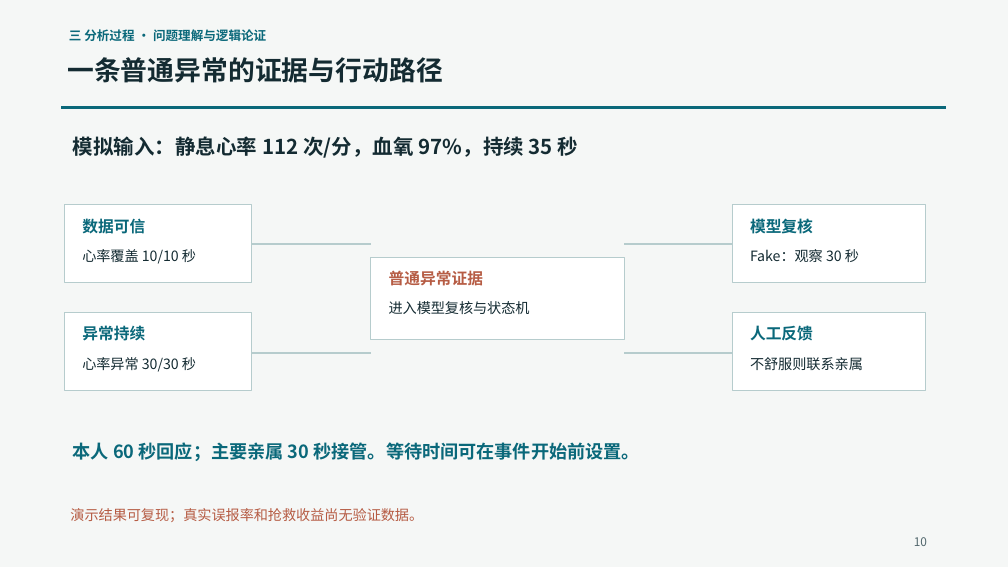
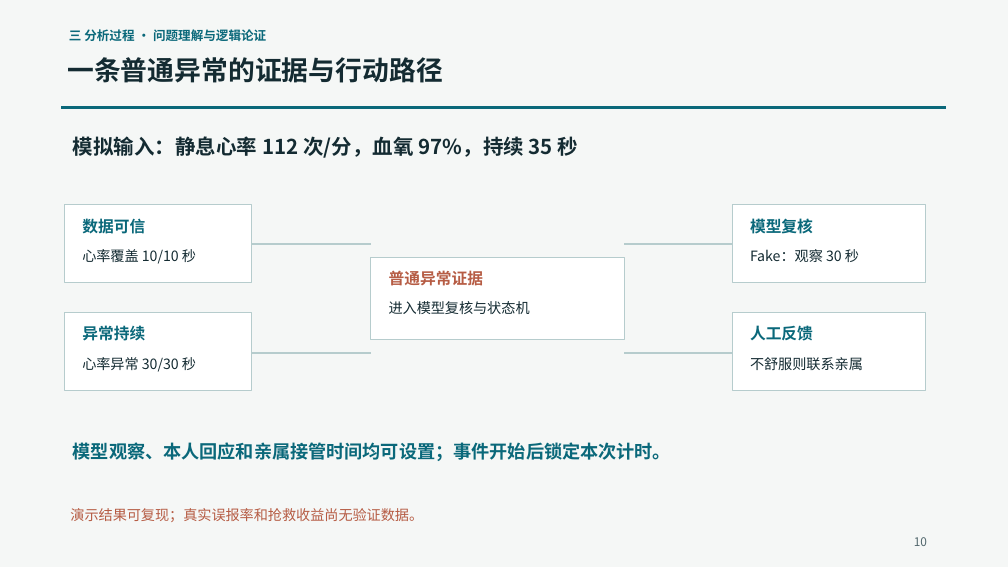
Before and after one commit to liee4/anmai-agent, a slide deck: slide 10 of presentation/output/【医疗-南京邮电大学-宋奕霖-安脉Agent】.pptx. Drawn at 1008x567 pixels with LibreOffice and Linux fonts; fonts in the diff are those of the drawing. Boxes give left, top, right and bottom in pixels: in the first picture for what was removed or moved away, otherwise in the second. Text is boxed around its words. In the diff, an @@ line names an element or a change of style, - is before the commit and + after.

```diff
--- a/presentation/output/【医疗-南京邮电大学-宋奕霖-安脉Agent】.pptx
+++ b/presentation/output/【医疗-南京邮电大学-宋奕霖-安脉Agent】.pptx
@@ text at [73,442,671,461]: text changed @@
-本人 60 秒回应；主要亲属 30 秒接管。等待时间可在事件开始前设置。
+模型观察、本人回应和亲属接管时间均可设置；事件开始后锁定本次计时。
```
Also in this commit, not shown: 7 other slides changed, 7 other files.
